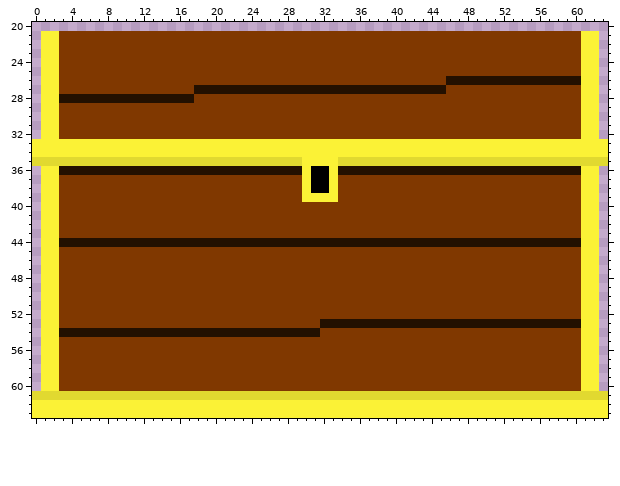
Pixel-art sprite, stored at assets/chest/chest.png. This is how it looked before the edit.
The file is 64x64 pixels. Colours within 5 levels of each other are drawn and written as one. Shown: x 0..63, y 20..63.
And afterwards:
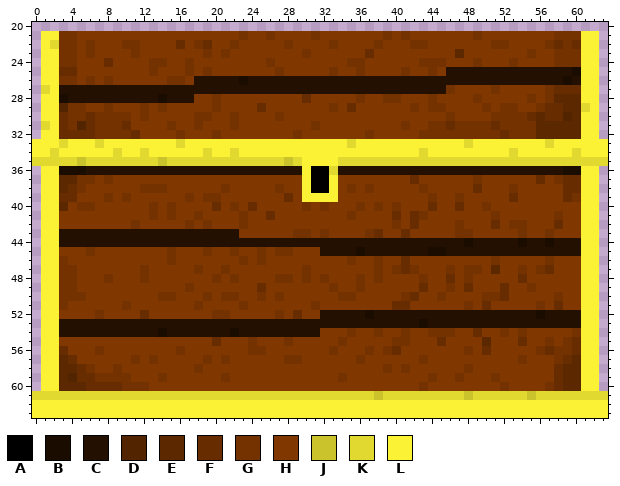
Palette (. is transparent): A #000000  B #1b0c00  C #231000  D #522400  E #5c2800  F #672d00  G #733200  H #803800  J #cac32b  K #e1d930  L #fbf236
What changed:
y 21: x 3..4 HH -> GG; x 23 H -> G; x 26 H -> G; x 31 H -> G; x 39 H -> G; x 41 H -> G; x 49 H -> G; x 58..60 HHH -> GGG
y 22: x 2..4 LHH -> KGG; x 6 H -> G; x 10..11 HH -> GG; x 16 H -> F; x 18..19 HH -> GF; x 22 H -> G; x 28 H -> G; x 33 H -> G; x 38 H -> G; x 42..43 HH -> GG; x 51..52 HH -> GG; x 57..60 HHHH -> GFGF
y 23: x 3..4 HH -> GG; x 6 H -> G; x 11 H -> G; x 19 H -> G; x 21 H -> G; x 30 H -> G; x 37 H -> F; x 47 H -> E; x 55 H -> G; x 58..60 HHH -> GGG
y 24: x 3..4 HH -> GG; x 8 H -> F; x 13..14 HH -> GG; x 17 H -> G; x 26 H -> G; x 35..36 HH -> GG; x 43..45 HHH -> GGG; x 49 H -> G; x 53 H -> G; x 58..60 HHH -> GGG
y 25: x 3..4 HH -> FF; x 13 H -> G; x 17 H -> G; x 19 H -> G; x 27 H -> G; x 33 H -> G; x 36 H -> G; x 41 H -> G; x 44 H -> G; x 46..60 HHHHHHHHHHHHHHH -> CCCCCCCCCCCCCCB
y 26: x 3..4 HH -> GG; x 6 H -> G; x 8 H -> G; x 15..16 HH -> GG; x 18..45 HHHHHHHHHHHHHHHHHHHHHHHHHHHH -> CCCCCBCCCCCCCCCCCCCCCCCCCCCC; x 59 C -> B
y 27: x 1 L -> K; x 3..17 HHHHHHHHHHHHHHH -> CCCCCCCCCCCCCCC; x 46 H -> G; x 51 H -> G; x 57..60 HHHH -> GFFF
y 28: x 3 C -> B; x 14 C -> B; x 20 H -> G; x 30 H -> F; x 36 H -> G; x 39..40 HH -> GG; x 44 H -> G; x 49 H -> G; x 55 H -> G; x 57..60 HHHH -> GEEE
y 29: x 3..5 HHH -> DGG; x 8 H -> G; x 12 H -> G; x 14 H -> G; x 20 H -> G; x 25 H -> F; x 33 H -> G; x 35 H -> F; x 42 H -> G; x 44..45 HH -> GG; x 50 H -> G; x 52..53 HH -> GG; x 56..61 HHHHHL -> GFFEEK
y 30: x 3..10 HHHHHHHH -> FGGFGGGG; x 12 H -> G; x 18..19 HH -> GG; x 22 H -> G; x 27 H -> G; x 46 H -> G; x 51..60 HHHHHHHHHH -> GGGGFEFFDE
y 31: x 1 L -> K; x 3..10 HHHHHHHH -> FGDFGGGF; x 15 H -> G; x 18 H -> G; x 22 H -> G; x 31 H -> G; x 41 H -> G; x 44..60 HHHHHHHHHHHHHHHHH -> GGFGGGGFGGGGEEEEE
y 32: x 3..11 HHHHHHHHH -> FFFFGGGGF; x 16 H -> G; x 20 H -> G; x 29 H -> G; x 37 H -> G; x 43..60 HHHHHHHHHHHHHHHHHH -> GGGGGGGGGFGGGEEEEE
y 33: x 3 L -> K; x 7 L -> K; x 16 L -> K; x 35 L -> K; x 48 L -> K; x 57 L -> K
y 34: x 2 L -> K; x 9 L -> K; x 12 L -> K; x 19 L -> K; x 22 L -> K; x 43 L -> K; x 53 L -> K; x 60 L -> K
y 35: x 5 K -> J; x 14 K -> J; x 28 K -> J
y 36: x 3..5 CCC -> BBB; x 33 L -> K; x 59..60 CC -> BB
y 37: x 3..6 HHHH -> EEGG; x 8 H -> G; x 42 H -> F; x 49 H -> G; x 56 H -> F; x 58..60 HHH -> GFF
y 38: x 3..5 HHH -> EFG; x 12..14 HHH -> GGG; x 21 H -> G; x 27 H -> G; x 35 H -> G; x 37 H -> G; x 43 H -> G; x 49 H -> F; x 53 H -> G; x 59..60 HH -> FF
y 39: x 3..4 HH -> FF; x 8 H -> G; x 10 H -> G; x 17 H -> G; x 19..20 HH -> GG; x 28 H -> F; x 44 H -> G; x 47 H -> G; x 53 H -> F; x 59..60 HH -> FG
y 40: x 3 H -> E; x 5..6 HH -> GG; x 13 H -> G; x 15 H -> G; x 20 H -> F; x 22 H -> G; x 24 H -> F; x 30 H -> G; x 32 H -> G; x 36 H -> G; x 38 H -> G; x 40 H -> G; x 44 H -> F; x 47 H -> F; x 50 H -> G
y 41: x 13 H -> G; x 15 H -> G; x 18 H -> G; x 23 H -> G; x 26 H -> F; x 35 H -> G; x 40 H -> F; x 42..43 HH -> FG; x 51 H -> G; x 58 H -> G
y 42: x 11 H -> G; x 17 H -> G; x 19 H -> G; x 23 H -> G; x 40 H -> G; x 42 H -> F; x 47 H -> G; x 51 H -> F; x 53..54 HH -> GG; x 58 H -> F
y 43: x 3..22 HHHHHHHHHHHHHHHHHHHH -> CCCCCCCCCCCCCCCCCCCC; x 29..30 HH -> GG; x 32 H -> G; x 37..38 HH -> GF; x 41 H -> F; x 47..48 HH -> GG; x 54 H -> G; x 57 H -> G
y 44: x 48 C -> B; x 54 C -> B; x 57 C -> B
y 45: x 6 H -> G; x 15 H -> G; x 19 H -> G; x 22 H -> G; x 25 H -> G; x 27..28 HH -> GG; x 32..60 HHHHHHHHHHHHHHHHHHHHHHHHHHHHH -> CCCCBCCCCCCCBBCCCCCCCCCCCCCCC
y 46: x 3 H -> G; x 15 H -> G; x 23 H -> G; x 25 H -> G; x 35 H -> G; x 38 H -> G; x 41 H -> F; x 51 H -> G; x 57 H -> G
y 47: x 3..4 HH -> GG; x 12 H -> G; x 18 H -> G; x 21 H -> G; x 30 H -> G; x 38 H -> G; x 40..42 HHH -> GFG; x 46 H -> G; x 48..49 HH -> GG; x 51 H -> E; x 54 H -> G; x 56..57 HH -> GF
y 48: x 3..4 HH -> GG; x 8 H -> G; x 12 H -> G; x 20 H -> G; x 22 H -> G; x 27..28 HH -> GG; x 30 H -> G; x 32 H -> G; x 36 H -> G; x 38 H -> G; x 43 H -> G; x 46 H -> F; x 48 H -> G; x 54 H -> F
y 49: x 3..4 HH -> GG; x 17 H -> G; x 25 H -> F; x 33 H -> G; x 36 H -> G; x 43 H -> F; x 46 H -> G; x 48 H -> F; x 52 H -> F; x 55 H -> G
y 50: x 3..5 HHH -> GGG; x 14..15 HH -> GG; x 19 H -> G; x 21..22 HH -> GG; x 25 H -> G; x 27 H -> G; x 34..35 HH -> GG; x 41..42 HH -> GF; x 45 H -> G; x 50..52 HHH -> GGF; x 58 H -> G
y 51: x 3 H -> G; x 10 H -> G; x 18 H -> G; x 23 H -> G; x 31 H -> G; x 40..41 HH -> FF; x 48 H -> G; x 50 H -> F; x 56 H -> G; x 58 H -> F
y 52: x 7 H -> G; x 12 H -> F; x 20..21 HH -> GG; x 27 H -> G; x 29 H -> F; x 32..60 HHHHHHHHHHHHHHHHHHHHHHHHHHHHH -> CCCCCBCCCCCCCCCCCCCCCCCCBCCCC
y 53: x 3..31 HHHHHHHHHHHHHHHHHHHHHHHHHHHHH -> CCCCCCCCCCCCCCCCCCCCCCCCCCCCC; x 43 C -> B
y 54: x 14 C -> B; x 22 C -> B; x 35 H -> G; x 38 H -> G; x 41 H -> G; x 44..46 HHH -> GGG; x 49 H -> F; x 52 H -> G; x 54 H -> G; x 60 H -> G
y 55: x 20 H -> F; x 24 H -> G; x 28 H -> G; x 34 H -> G; x 40..41 HH -> GG; x 45 H -> F; x 50 H -> E; x 54 H -> F; x 57 H -> G; x 59..60 HH -> GF
y 56: x 3 H -> F; x 7 H -> G; x 16 H -> G; x 24..25 HH -> GG; x 33 H -> G; x 37 H -> G; x 39..40 HH -> GF; x 48 H -> G; x 50 H -> F; x 56..60 HHHHH -> GFGGF
y 57: x 3..4 HH -> EF; x 11 H -> G; x 13 H -> G; x 19 H -> G; x 21 H -> G; x 28..29 HH -> GG; x 36 H -> G; x 43 H -> G; x 54 H -> G; x 58..60 HHH -> GFE
y 58: x 3..6 HHHH -> EEFG; x 9 H -> G; x 18 H -> G; x 39 H -> G; x 41 H -> G; x 48 H -> G; x 58..60 HHH -> FEE
y 59: x 3..10 HHHHHHHH -> EDFFGGGG; x 14 H -> G; x 21 H -> G; x 34 H -> G; x 44 H -> G; x 47 H -> G; x 51 H -> G; x 58..60 HHH -> FEE
y 60: x 3..12 HHHHHHHHHH -> EEEFFFFGGG; x 43 H -> G; x 52 H -> G; x 57..60 HHHH -> GFEE
y 61: x 38 K -> J; x 48 K -> J; x 55 K -> J
Where, in picture pixels (left, top, right, bottom), the same in both pictures:
changed: (41, 31, 590, 400)
